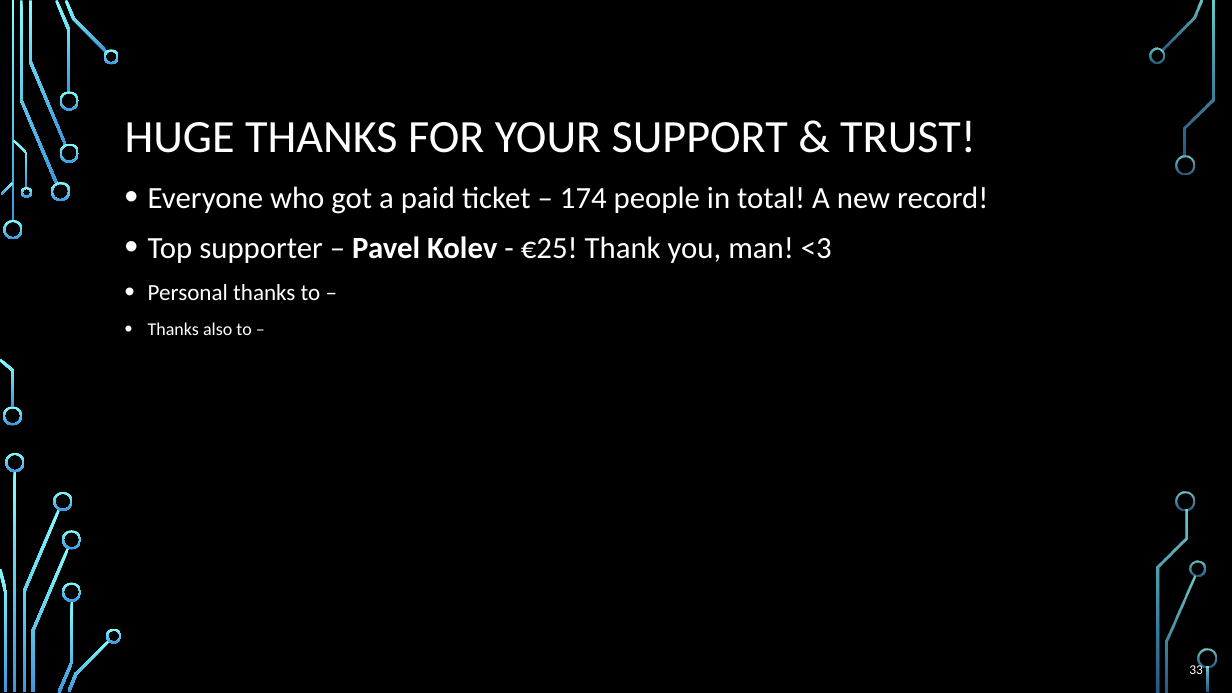
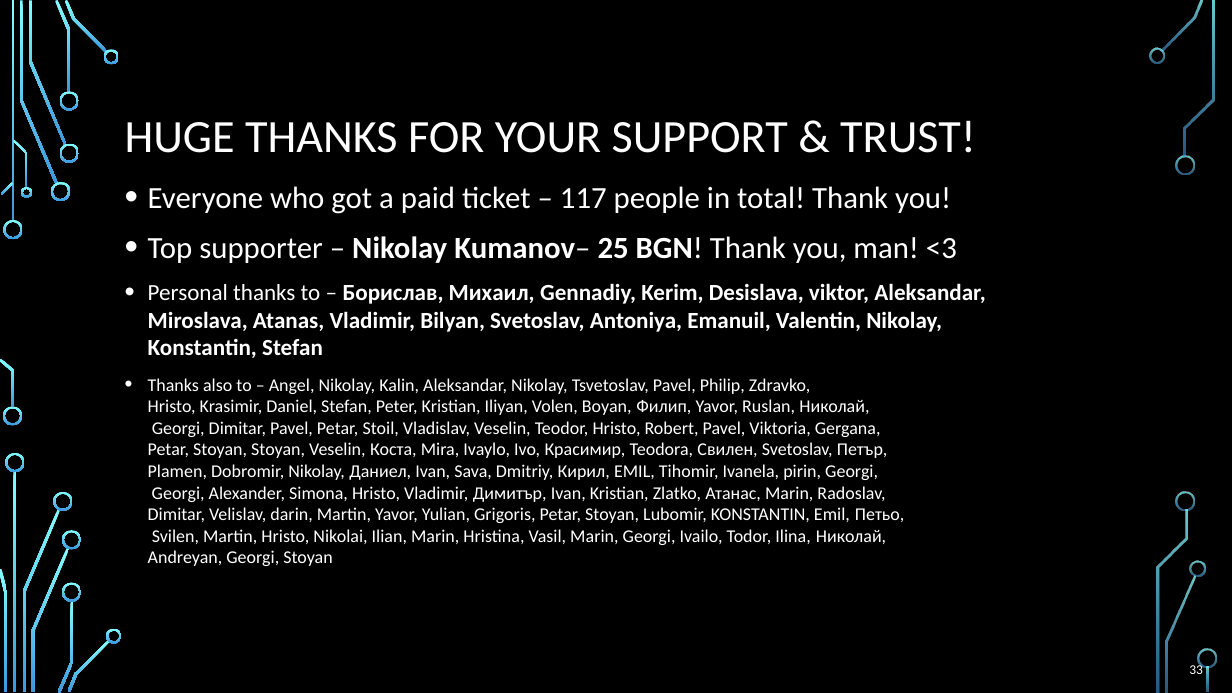
Before and after one commit to ivaylokenov/Identity-Server-Demystified, a slide deck: slide 33 of Presentation.pptx. Drawn at 1232x693 pixels with LibreOffice and Linux fonts; fonts in the diff are those of the drawing; background and template pictures are left out. Boxes give left, top, right and bottom in pixels: in the first picture for what was removed or moved away, otherwise in the second. Text is boxed around its words. In the diff, an @@ line names an element or a change of style, - is before the commit and + after.

Commit message:
Added supporters

```diff
--- a/Presentation.pptx
+++ b/Presentation.pptx
@@ text at <box>148,186,985,566</box>: text changed; size 24 to 14 pt @@
-• Everyone who got a paid ticket – 174 people in total! A new record!
-• Top supporter – Pavel Kolev - €25! Thank you, man! <3
-• Personal thanks to –
-• Thanks also to –
+• Everyone who got a paid ticket – 117 people in total! Thank you!
+• Top supporter – Nikolay Kumanov– 25 BGN! Thank you, man! <3
+• Personal thanks to – Борислав, Михаил, Gennadiy, Kerim, Desislava, viktor, Aleksandar,
+  Miroslava, Atanas, Vladimir, Bilyan, Svetoslav, Antoniya, Emanuil, Valentin, Nikolay,
+  Konstantin, Stefan
+• Thanks also to – Angel, Nikolay, Kalin, Aleksandar, Nikolay, Tsvetoslav, Pavel, Philip, Zdravko,
+  Hristo, Krasimir, Daniel, Stefan, Peter, Kristian, Iliyan, Volen, Boyan, Филип, Yavor, Ruslan, Николай,
+  Georgi, Dimitar, Pavel, Petar, Stoil, Vladislav, Veselin, Teodor, Hristo, Robert, Pavel, Viktoria, Gergana,
+  Petar, Stoyan, Stoyan, Veselin, Коста, Mira, Ivaylo, Ivo, Красимир, Teodora, Свилен, Svetoslav, Петър,
+  Plamen, Dobromir, Nikolay, Даниел, Ivan, Sava, Dmitriy, Кирил, EMIL, Tihomir, Ivanela, pirin, Georgi,
+  Georgi, Alexander, Simona, Hristo, Vladimir, Димитър, Ivan, Kristian, Zlatko, Атанас, Marin, Radoslav,
+  Dimitar, Velislav, darin, Martin, Yavor, Yulian, Grigoris, Petar, Stoyan, Lubomir, KONSTANTIN, Emil, Петьо,
+  Svilen, Martin, Hristo, Nikolai, Ilian, Marin, Hristina, Vasil, Marin, Georgi, Ivailo, Todor, Ilina, Николай,
+  Andreyan, Georgi, Stoyan
```
